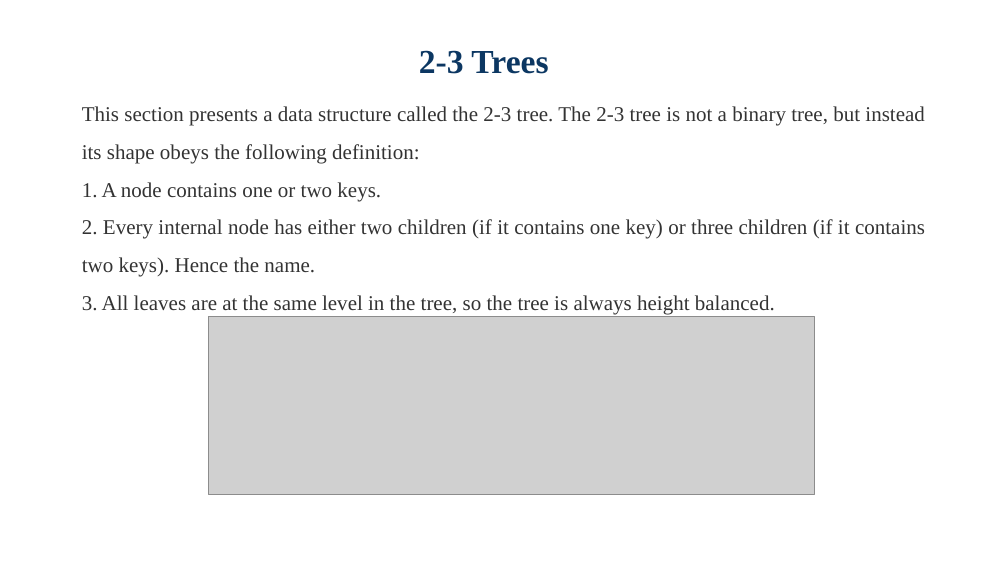
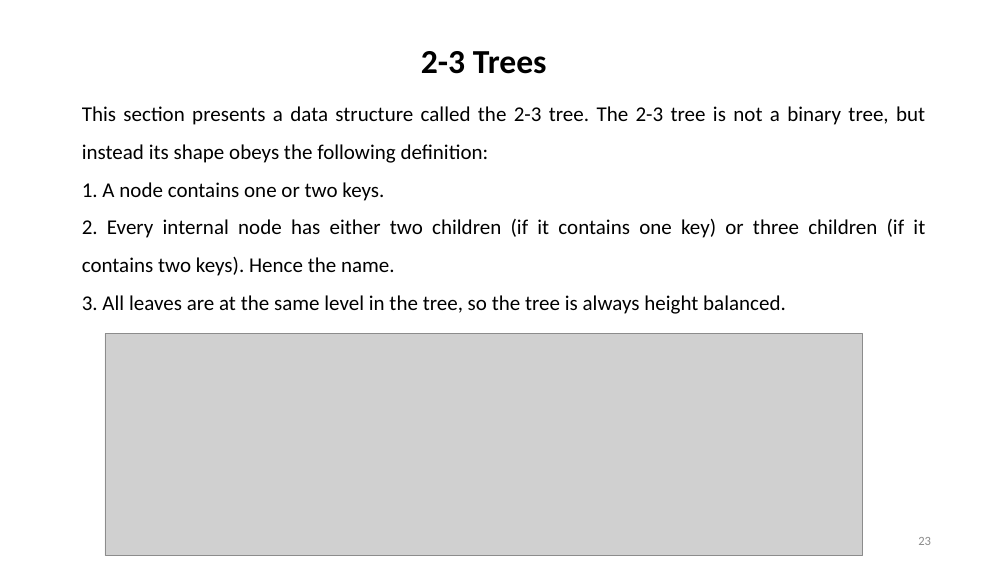
Before and after one commit to dayanandyadav205/CS-402-ADA, a slide deck: slide 23 of PPT_Notes/Unit-5_CS-402_ADA/Unit-5_CS-402_ADA.pptx (slide 15 before the commit). Drawn at 1008x567 pixels with LibreOffice and Linux fonts; fonts in the diff are those of the drawing; grey boxes stand for pictures. Boxes give left, top, right and bottom in pixels: in the first picture for what was removed or moved away, otherwise in the second. Text is boxed around its words. In the diff, an @@ line names an element or a change of style, - is before the commit and + after.

```diff
--- a/PPT_Notes/Unit-5_CS-402_ADA/Unit-5_CS-402_ADA.pptx
+++ b/PPT_Notes/Unit-5_CS-402_ADA/Unit-5_CS-402_ADA.pptx
@@ text "2-3 Trees" at box(421, 51, 547, 74): font Times New Roman to Calibri, text colour #0C3762 to #000000 @@
@@ text "This section presents a data ..." at box(82, 106, 925, 314): font Times New Roman to Calibri, text colour #333333 to #000000 @@
@@ picture: place and size @@
-picture at box(209, 316, 815, 494)
+picture at box(105, 333, 863, 556)
@@ page number added at box(918, 537, 931, 545), 12 pt, text #8C8C8C @@
+23
```
Also in this commit, not shown: 12 other slides changed, 30 slides added, 20 slides removed, 13 other files.
